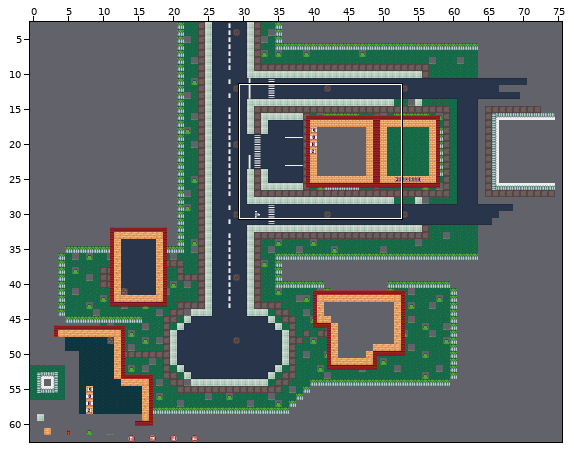
Level history. Tiled map: android/assets/maps/world1.tmx. The picture above shows the old version from afar; the outline marks the close-up.
Close-up. The starting point:
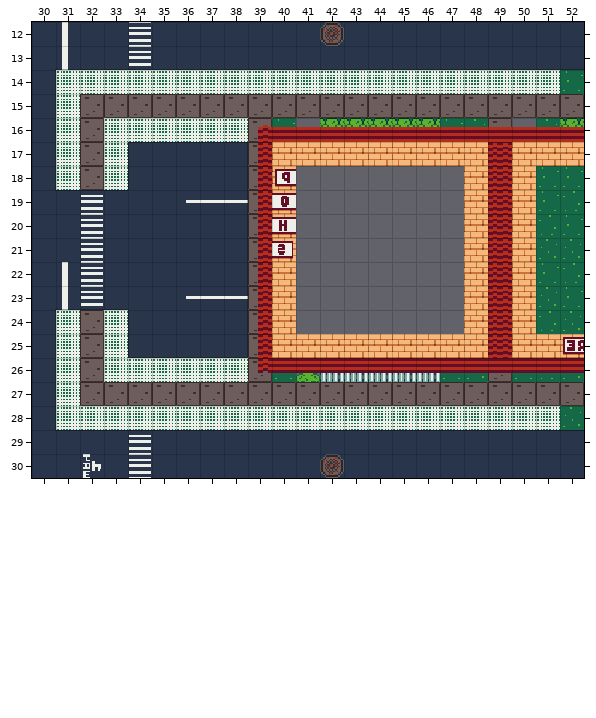
Cells are 16x16 px. Shown: x 30..52, y 12..30. The commit also changed other parts of the map, which this record leaves out. Tiles whose own drawing changed are shown in their newer look in all pictures.
After:
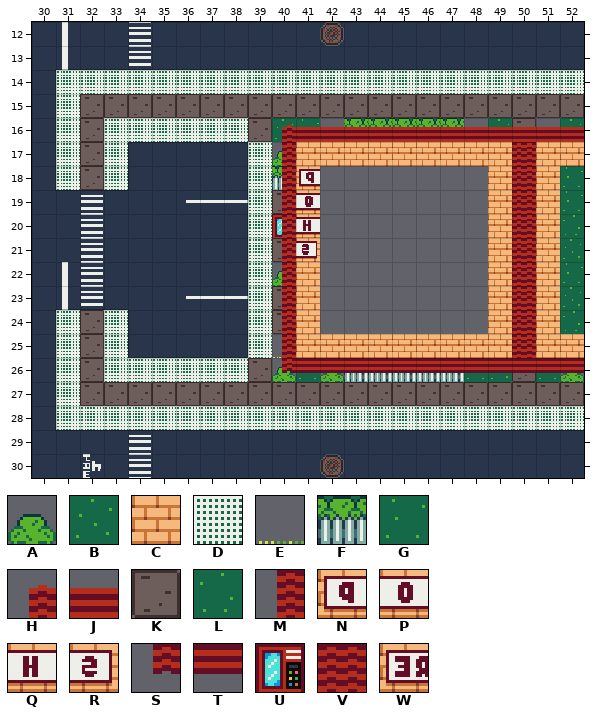
Key: from "Tiles": A 4, B 5, C 9, D 10, E 12, F 13, G 14, H 15, J 16, K 18, L 23, M 24, N 29, P 30, Q 31, R 32, S 33, T 34, U 37, V 41, W 72.
_ is an empty cell, # one hidden under a higher layer.
Tiles replaced or removed in this view: A, B, C, E, F, G, H, J, K, L, M, N, P, Q, R, S, T, V, W.
The exact change:
Changed rows in their new state; . is an unchanged cell.
Layer "Floor":
first column x 40:
14 ............#
16 BGA....FABKEB
17 A............
18 F......._..#.
19 K......._..#G
20 ........_..#L
21 K......._..#.
22 A......._..#G
23 K......._..#B
24 K......._..#L
25 E............
26 AGA....F.BK.A
28 ............#
Layer "Ceiling":
first column x 39:
14 .............D
17 D_........C_..
18 D_N......_C_C.
19 D_P......_C_C.
20 DUQ......_C_C.
21 D_R......_C_C.
22 D_C......_C_C.
23 D_C......_C_C.
24 D_C......_C_C.
25 D_........C_.C
28 .............D
Layer "Roof":
first column x 39:
16 _H..........
17 _M........_V
18 _M........_V
19 _M........_V
20 _M........_V
21 _M........_V
22 _M........_V
23 _M........_V
24 _M........_V
25 _M........_V
26 _S..........
